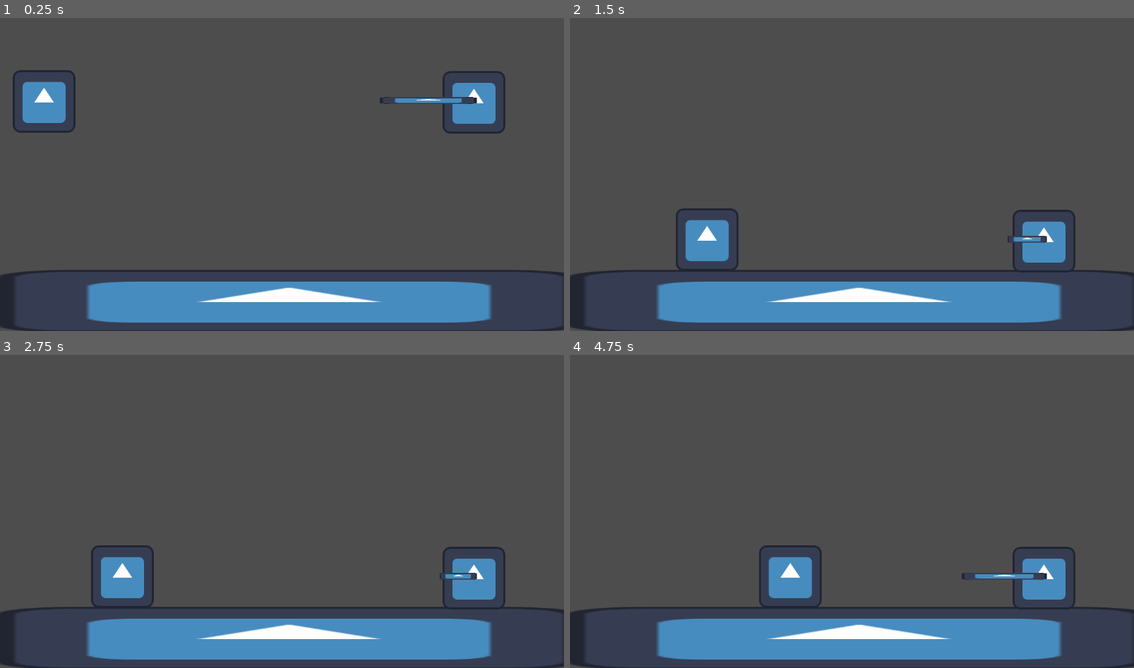
Above: before the commit, frames 1-4 (two rows, left to right).
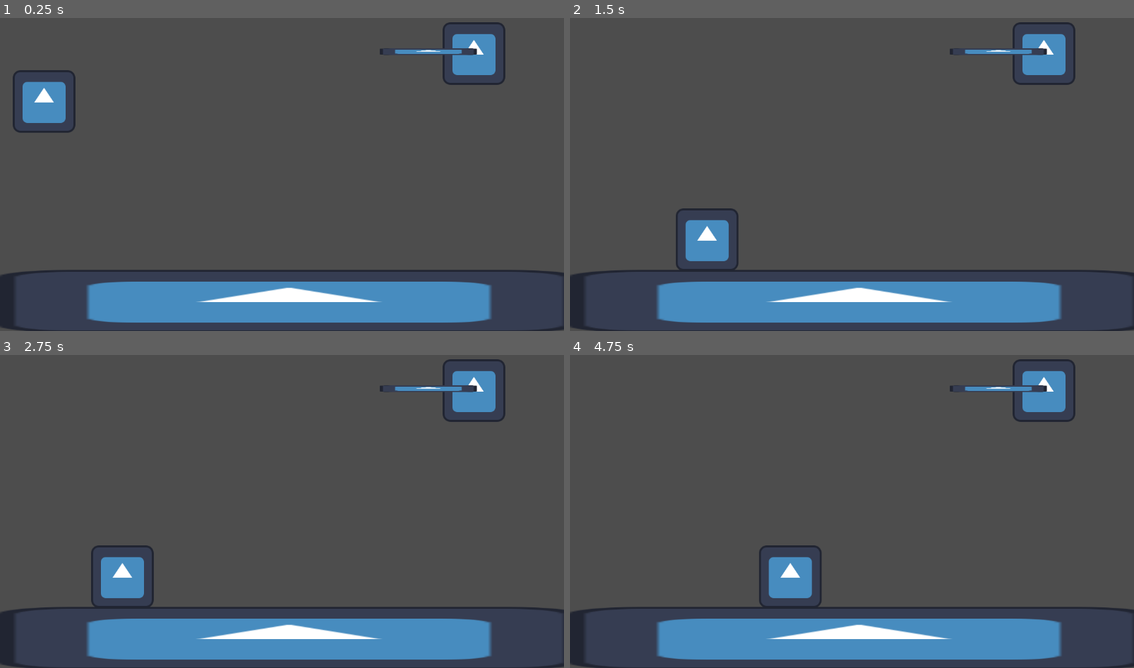
Above: after the commit, the same moments.

Repository: guiribajustin2004/Platformer
Game: Godot game, scene res://world.tscn
Two runs of this game, one before a commit and one after it. Both use one fixed random seed, a clock stepped at 60 frames per second and the inputs below. The engine's default icon, where the game draws it, is replaced by a stand-in: a white triangle on a blue panel in a dark square.
Inputs:
- Up to frame 1 (0.25 s): no input
- Up to frame 2 (1.5 s): tap Enter (ui_accept) at 0.5, 0.77 s; hold Right (ui_right) from 0.53 s (still down)
- Up to frame 3 (2.75 s): tap Enter (ui_accept) at 1.52 s; release Right (ui_right) at 2.03 s; hold Left (ui_left) from 2.03 s (still down)
- Up to frame 4 (4.75 s): release Left (ui_left) at 2.78 s; hold Right (ui_right) 2.78-4.28 s; tap Enter (ui_accept) at 3.02, 3.77, 4.52 s; hold Left (ui_left) from 4.28 s (still down)

The runs differ from the first frame. In frame 1, 2.6% of the frame differs, in the area x 67-90%, y 1-37%; in frame 2, 2.6%; in frame 3, 2.6%; in frame 4, 2.7%, in the area x 67-90%, y 1-82%.
Error after the commit: Parse Error: Identifier "gravity" not declared in the current scope. (res://ENEMY.gd:10)

Commit message:
Update ENEMY.gd

Diff:
--- a/platformer-school/ENEMY.gd
+++ b/platformer-school/ENEMY.gd
@@ -1,19 +1,14 @@
 extends CharacterBody2D
 class_name enemy
 
-@export var gravity = 50
-@export var speed = 100
-@export var jump_force = 700
 @onready var animation = $AnimationPlayer
 
 func _physics_process(delta):
 
 	if Input.is_action_just_pressed("ui_accept"):
 		animation.play("new_animation")
-
 	velocity.y += gravity
 	move_and_slide()
-
 
 func _on_static_body_2d_body_entered(body):
 	if body is player:
